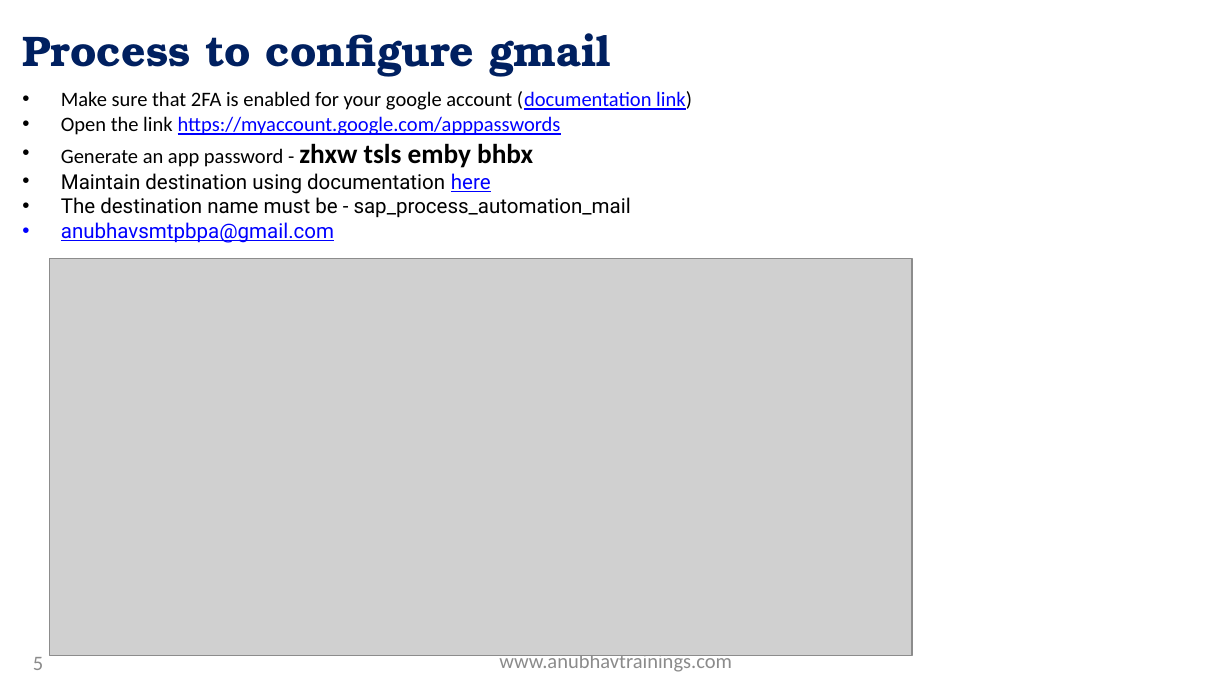
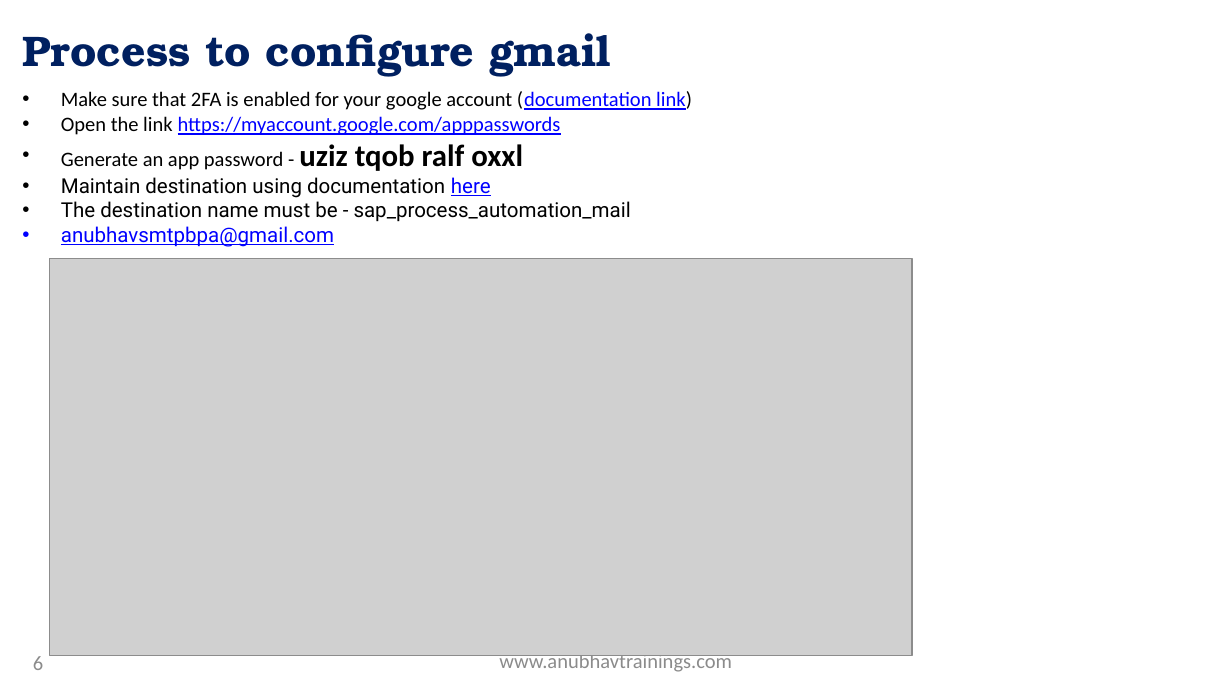
Before and after one commit to soyuztechnologies/SAP_Build_End_to_End, a slide deck: slide 6 of Day 4/SAP Build Training Day 4.pptx (slide 5 before the commit). Drawn at 1232x693 pixels with LibreOffice and Linux fonts; fonts in the diff are those of the drawing; grey boxes stand for pictures; background and template pictures are left out. Boxes give left, top, right and bottom in pixels: in the first picture for what was removed or moved away, otherwise in the second. Text is boxed around its words. In the diff, an @@ line names an element or a change of style, - is before the commit and + after.

```diff
--- a/Day 4/SAP Build Training Day 4.pptx
+++ b/Day 4/SAP Build Training Day 4.pptx
@@ text at <box>61,144,523,171</box>: text changed @@
-• Generate an app password - zhxw tsls emby bhbx
+• Generate an app password - uziz tqob ralf oxxl
@@ page number at <box>33,656,43,670</box>: text changed @@
-5
+6
```
Also in this commit, not shown: 2 other slides changed, 2 slides added, 4 other files.
